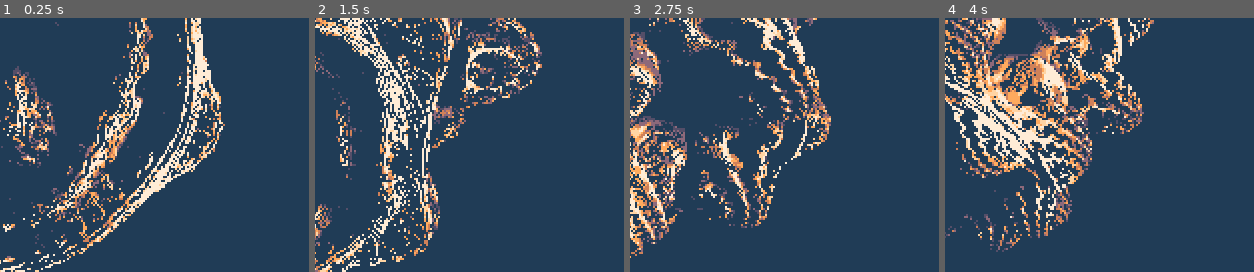
Above: before the commit, frames 1-4 (left to right).
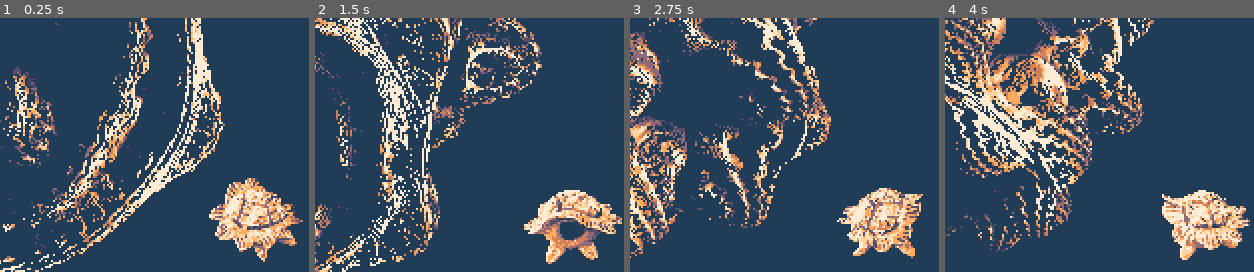
Above: after the commit, the same moments.

Repository: kiwijuice56/druid-fruit-casual-jam
Game: Godot game, scene res://main/main.tscn
The game is run twice, just before and just after one commit, with the same random seed, the same clock (stepped at 60 frames per second) and the same inputs.
Inputs:
- Up to frame 1 (0.25 s): no input
- Up to frame 2 (1.5 s): hold Right (ui_right) 0.53-1.28 s; hold Down (ui_down) from 1.28 s (still down)
- Up to frame 3 (2.75 s): release Down (ui_down) at 2.03 s; hold Right (ui_right) from 2.03 s (still down)
- Up to frame 4 (4 s): release Right (ui_right) at 2.78 s; hold Up (ui_up) 2.78-3.53 s; hold Left (ui_left) from 3.53 s (still down)
The pictures show only the part of the screen within x 50-100%, y 50-100%; the shares and areas given below are measured in that part.

The runs differ from the first frame. In frame 1, 5.5% of the frame differs, in the area x 67-99%, y 62-97%; in frame 2, 4.6%; in frame 3, 4.8%; in frame 4, 4.9%.

Commit message:
Player sprite

Diff:
--- a/main/fractal/fractal.tscn
+++ b/main/fractal/fractal.tscn
@@ -24,6 +24,20 @@
 shader_parameter/_cam_mat = Basis(-4.37114e-08, -1, 0, 1, -4.37114e-08, 0, 0, 0, 1)
 shader_parameter/_screen_size = Vector2(340, 256)
 
+[sub_resource type="Animation" id="Animation_p5r8u"]
+length = 0.001
+tracks/0/type = "bezier"
+tracks/0/imported = false
+tracks/0/enabled = true
+tracks/0/path = NodePath(".:material:shader_parameter/bulb_power")
+tracks/0/interp = 1
+tracks/0/loop_wrap = true
+tracks/0/keys = {
+"handle_modes": PackedInt32Array(0),
+"points": PackedFloat32Array(6, -0.25, 0, 0.25, 0),
+"times": PackedFloat32Array(0)
+}
+
 [sub_resource type="Animation" id="Animation_51qkl"]
 resource_name = "idle"
 loop_mode = 1
@@ -37,20 +51,6 @@
 "handle_modes": PackedInt32Array(0, 0, 0),
 "points": PackedFloat32Array(6, -0.25, 0, 0.25, 0, 12, -0.25, 0, 0.25, 0, 6, -0.25, 0, 0.25, 0),
 "times": PackedFloat32Array(0, 0.5, 1)
-}
-
-[sub_resource type="Animation" id="Animation_p5r8u"]
-length = 0.001
-tracks/0/type = "bezier"
-tracks/0/imported = false
-tracks/0/enabled = true
-tracks/0/path = NodePath(".:material:shader_parameter/bulb_power")
-tracks/0/interp = 1
-tracks/0/loop_wrap = true
-tracks/0/keys = {
-"handle_modes": PackedInt32Array(0),
-"points": PackedFloat32Array(6, -0.25, 0, 0.25, 0),
-"times": PackedFloat32Array(0)
 }
 
 [sub_resource type="AnimationLibrary" id="AnimationLibrary_oobx3"]
--- a/main/main.tscn
+++ b/main/main.tscn
@@ -1,8 +1,82 @@
-[gd_scene load_steps=5 format=3 uid="uid://cg6gxxmwtunye"]
+[gd_scene load_steps=12 format=3 uid="uid://cg6gxxmwtunye"]
 
 [ext_resource type="PackedScene" uid="uid://btn4xqxrhgbkk" path="res://main/fractal/fractal.tscn" id="1_wh10r"]
 [ext_resource type="Shader" path="res://main/palette/palette.gdshader" id="2_w464c"]
 [ext_resource type="Texture2D" uid="uid://c8t5lmn51bdp8" path="res://main/palette/slso8-1x.png" id="3_c1rxx"]
+[ext_resource type="Texture2D" uid="uid://flt0rqgle5h2" path="res://main/player/head.png" id="3_kiry0"]
+[ext_resource type="Texture2D" uid="uid://cqj2dgpticeks" path="res://main/player/player.png" id="4_201fh"]
+[ext_resource type="Script" path="res://main/player/player.gd" id="4_otonj"]
+
+[sub_resource type="Environment" id="Environment_gykwg"]
+
+[sub_resource type="Animation" id="Animation_34l4d"]
+length = 0.001
+tracks/0/type = "value"
+tracks/0/imported = false
+tracks/0/enabled = true
+tracks/0/path = NodePath(".:frame")
+tracks/0/interp = 1
+tracks/0/loop_wrap = true
+tracks/0/keys = {
+"times": PackedFloat32Array(0),
+"transitions": PackedFloat32Array(1),
+"update": 1,
+"values": [0]
+}
+tracks/1/type = "bezier"
+tracks/1/imported = false
+tracks/1/enabled = true
+tracks/1/path = NodePath(".:scale:x")
+tracks/1/interp = 1
+tracks/1/loop_wrap = true
+tracks/1/keys = {
+"handle_modes": PackedInt32Array(0),
+"points": PackedFloat32Array(0.3, -0.25, 0, 0.25, 0),
+"times": PackedFloat32Array(0)
+}
+tracks/2/type = "bezier"
+tracks/2/imported = false
+tracks/2/enabled = true
+tracks/2/path = NodePath(".:scale:y")
+tracks/2/interp = 1
+tracks/2/loop_wrap = true
+tracks/2/keys = {
+"handle_modes": PackedInt32Array(0),
+"points": PackedFloat32Array(0.3, -0.25, 0, 0.25, 0),
+"times": PackedFloat32Array(0)
+}
+
+[sub_resource type="Animation" id="Animation_qtpnf"]
+resource_name = "squish"
+loop_mode = 1
+tracks/0/type = "bezier"
+tracks/0/imported = false
+tracks/0/enabled = true
+tracks/0/path = NodePath(".:scale:x")
+tracks/0/interp = 1
+tracks/0/loop_wrap = true
+tracks/0/keys = {
+"handle_modes": PackedInt32Array(0, 0, 0),
+"points": PackedFloat32Array(0.3, -0.25, 0, 0.25, 0, 0.27, -0.25, 0, 0.25, 0, 0.3, -0.25, 0, 0.25, 0),
+"times": PackedFloat32Array(0, 0.5, 1)
+}
+tracks/1/type = "bezier"
+tracks/1/imported = false
+tracks/1/enabled = true
+tracks/1/path = NodePath(".:scale:y")
+tracks/1/interp = 1
+tracks/1/loop_wrap = true
+tracks/1/keys = {
+"handle_modes": PackedInt32Array(0, 0, 0),
+"points": PackedFloat32Array(0.3, -0.25, 0, 0.25, 0, 0.27, -0.25, 0, 0.25, 0, 0.3, -0.25, 0, 0.25, 0),
+"times": PackedFloat32Array(0, 0.6, 1)
+}
+
+[sub_resource type="AnimationLibrary" id="AnimationLibrary_qmc2x"]
+_data = {
+"RESET": SubResource("Animation_34l4d"),
+"squish": SubResource("Animation_qtpnf")
+}
 
 [sub_resource type="ShaderMaterial" id="ShaderMaterial_t8wsp"]
 shader = ExtResource("2_w464c")
@@ -11,9 +85,40 @@
 
 [node name="Main" type="Node"]
 
-[node name="Fractal" parent="." instance=ExtResource("1_wh10r")]
+[node name="SubViewportContainer" type="SubViewportContainer" parent="."]
+offset_right = 40.0
+offset_bottom = 40.0
 
-[node name="ColorRect" type="ColorRect" parent="."]
+[node name="SubViewport" type="SubViewport" parent="SubViewportContainer"]
+handle_input_locally = false
+size = Vector2i(340, 256)
+render_target_update_mode = 4
+
+[node name="WorldEnvironment" type="WorldEnvironment" parent="SubViewportContainer/SubViewport"]
+environment = SubResource("Environment_gykwg")
+
+[node name="Fractal" parent="SubViewportContainer/SubViewport" instance=ExtResource("1_wh10r")]
+
+[node name="Sprite2D" type="Sprite2D" parent="."]
+visible = false
+position = Vector2(171, 192)
+texture = ExtResource("4_201fh")
+
+[node name="Player" type="Sprite2D" parent="."]
+position = Vector2(313, 229)
+scale = Vector2(0.3, 0.3)
+texture = ExtResource("3_kiry0")
+hframes = 8
+script = ExtResource("4_otonj")
+
+[node name="AnimationPlayer" type="AnimationPlayer" parent="Player"]
+libraries = {
+"": SubResource("AnimationLibrary_qmc2x")
+}
+autoplay = "squish"
+speed_scale = 0.75
+
+[node name="PaletteLimiter" type="ColorRect" parent="."]
 material = SubResource("ShaderMaterial_t8wsp")
 anchors_preset = 15
 anchor_right = 1.0
--- /dev/null
+++ b/main/player/player.gd
@@ -0,0 +1,22 @@
+class_name Player extends Sprite2D
+
+func _process(delta: float) -> void:
+	var input: Vector2 = Input.get_vector("ui_left", "ui_right", "ui_up", "ui_down").normalized()
+
+	if input.x < 0 and input.y < 0:
+		frame = 0
+	elif input.x > 0 and input.y < 0:
+		frame = 2
+	elif input.x > 0 and input.y > 0:
+		frame = 4
+	elif input.x < 0 and input.y > 0:
+		frame = 6
+
+	elif input.y < 0:
+		frame = 1
+	elif input.x > 0:
+		frame = 3
+	elif input.y > 0:
+		frame = 5
+	elif input.x < 0:
+		frame = 7
--- a/project.godot
+++ b/project.godot
@@ -23,6 +23,7 @@
 
 [rendering]
 
+textures/canvas_textures/default_texture_filter=0
 renderer/rendering_method="gl_compatibility"
 renderer/rendering_method.mobile="gl_compatibility"
 shader_compiler/shader_cache/strip_debug.release=false
Binary file added: main/player/head.png
Not shown, added: main/player/head.png.import
Binary file added: main/player/player.png
Not shown, added: main/player/player.png.import
